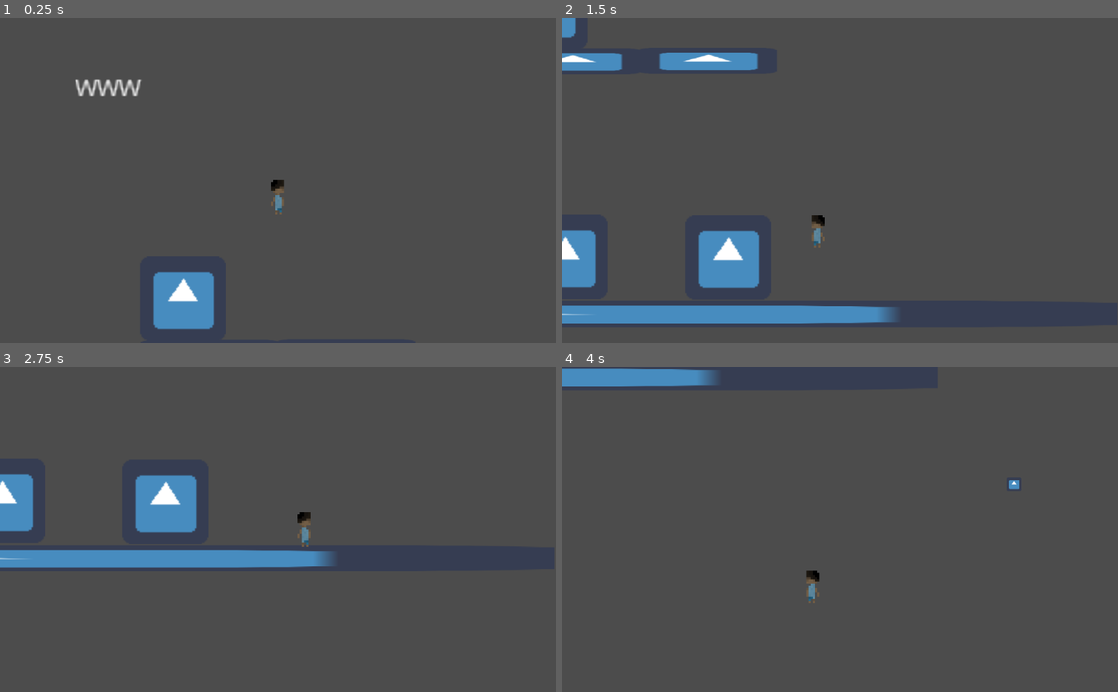
Above: before the commit, frames 1-4 (two rows, left to right).
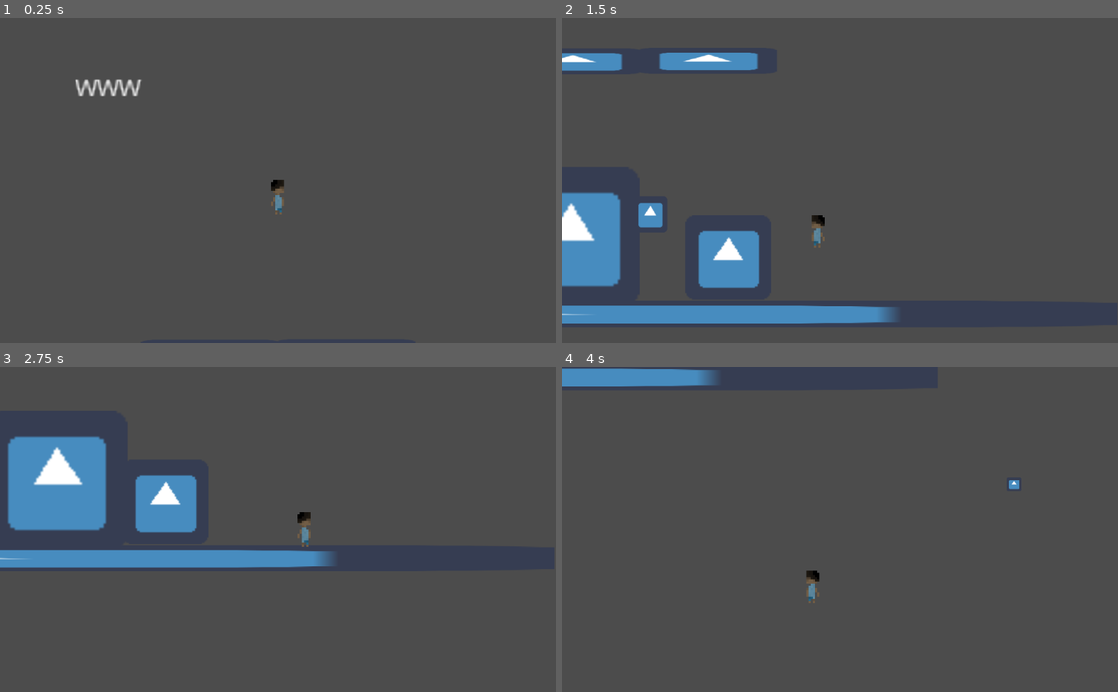
Above: after the commit, the same moments.

Repository: florian-rieder/ItsYourTurnToHide
Game: Godot game, scene res://ZacTestScene.tscn
Same seed, same stepped clock (60 frames per second), same inputs: the game is played once before the commit and once after it. This scene is started directly instead of the project's main scene. The engine's default icon, where the game draws it, is replaced by a stand-in: a white triangle on a blue panel in a dark square.
Inputs (mouse positions are in pixels of both pictures, inside the frame that each line leads up to):
- Up to frame 1 (0.25 s): no input
- Up to frame 2 (1.5 s): move the mouse to (962, 164) at 0.52 s; hold D (right) 0.53-1.28 s; tap E (interact) at 0.6, 1.35 s; tap Space (ui_select) at 0.77 s; move the mouse to (728, 196) at 1.27 s; hold A (left) from 1.28 s (still down)
- Up to frame 3 (2.75 s): tap Space (ui_select) at 1.52 s; move the mouse to (333, 458) at 2.02 s; release A (left) at 2.03 s; hold D (right) from 2.03 s (still down); tap E (interact) at 2.1 s
- Up to frame 4 (4 s): move the mouse to (812, 594) at 2.77 s; tap E (interact) at 2.85, 3.6 s; tap Space (ui_select) at 3.02, 3.77 s; move the mouse to (1006, 578) at 3.52 s; release D (right) at 3.53 s; hold A (left) from 3.53 s (still down)

The runs differ from the first frame. In frame 1, 1.9% of the frame differs, in the area x 27-39%, y 77-96%; in frame 2, 2.9%; in frame 3, 4.7%, in the area x 0-20%, y 21-51%; in frame 4, nothing differs.

Commit message:
Added movement limits to AI and simple visiblity location logic

Diff:
--- a/Actor.gd
+++ b/Actor.gd
@@ -12,7 +12,6 @@
 
 var _velocity = Vector2.ZERO
 
-# _physics_process is called after the inherited _physics_process function.
 # This allows the Player and Enemy scenes to be affected by gravity.
 func _physics_process(delta):
 	_velocity.y += gravity * delta
--- a/Door.gd
+++ b/Door.gd
@@ -1,24 +1,13 @@
 extends Area2D
 
 
-# Declare member variables here. Examples:
-# var a = 2
-# var b = "text"
+# Those are a bit useless
 export(String) var suffix = "0"
 export(String) var other_suffix = "1"
 export(String) var msg = ""
 
 onready var otherDoor = get_node("../Door" + other_suffix)
 
-
-# Called when the node enters the scene tree for the first time.
-func _ready():
-	pass # Replace with function body.
-
-
-# Called every frame. 'delta' is the elapsed time since the previous frame.
-#func _process(delta):
-#	pass
 func _on_Door_body_entered(body):
 	if body.name == "Player":
 		body.canInteract(msg,otherDoor.global_position)
--- a/Player.gd
+++ b/Player.gd
@@ -17,8 +17,6 @@
 var _currentInteractor = null
 var _canMove = true
 
-func _ready():
-	pass
 
 func _physics_process(_delta):
 	var direction = get_direction()
@@ -32,7 +30,6 @@
 	)
 
 	# When the character’s direction changes, we want to to scale the Sprite accordingly to flip it.
-	# This will make Robi face left or right depending on the direction you move.
 	if direction.x != 0:
 		sprite.scale.x = 1 if direction.x > 0 else -1
 
@@ -53,6 +50,7 @@
 				else:
 					visibility_set(1)
 					_canMove = true
+			# Teleportation (doors)
 			var TPposition:
 				position = TPposition
 
@@ -74,7 +72,6 @@
 
 
 # This function calculates a new velocity whenever you need it.
-# It allows you to interrupt jumps.
 func calculate_move_velocity(
 		linear_velocity,
 		direction,
@@ -87,18 +84,19 @@
 
 	return velocity
 
+# Ajust alpha depending on the visibility, maybe not a good idea
 func visibility_set(newVisibility):
 	newVisibility = clamp(newVisibility,0.0,1.0)
 	visibility = newVisibility
 	sprite.modulate.a = visibility
 
-
+# Called by interactors
 func canInteract(message, interactor):
 	_canInteract = true
 	_currentInteractor = interactor
 	emit_signal("canInteract",message)
 
-
+# To reset the msg print on the HUD
 func resetInteract():
 	_canInteract = false
 	_currentInteractor = ""
--- a/Rock.gd
+++ b/Rock.gd
@@ -1,27 +1,12 @@
 extends RigidBody2D
 
-
-# Declare member variables here. Examples:
-# var a = 2
-# var b = "text"
 signal bounce(position)
-
-# Called when the node enters the scene tree for the first time.
-func _ready():
-	pass # Replace with function body.
 
 func destroy():
 	queue_free()
 
-
-# Called every frame. 'delta' is the elapsed time since the previous frame.
-#func _process(delta):
-#	pass
-
-
 func _on_Timer_timeout():
 	destroy()
-
 
 func _on_Rock_body_entered(body):
 	emit_signal("bounce",global_position)
--- a/RockOrigin.gd
+++ b/RockOrigin.gd
@@ -4,12 +4,8 @@
 const Rock = preload("res://Rock.tscn")
 
 onready var cooldown = $RockCooldown
-# Declare member variables here. Examples:
-# var a = 2
-# var b = "text"
 
-
-# This method is only called by Player.gd.
+# This method is only called by Player.gd
 func shoot(direction = Vector2(1,0)):
 	if not cooldown.is_stopped():
 		return false
--- a/SimpleEnnemy.gd
+++ b/SimpleEnnemy.gd
@@ -13,58 +13,52 @@
 export(float) var hearing_distance = 10.0
 export(float) var distracted_time = 2
 export(float) var min_detection_time = 0.5
+export(float) var max_left_distance = 100
+export(float) var max_right_distance = 100
 
 onready var platform_detector = $PlatformDetector
 onready var floor_detector_left = $FloorDetectorLeft
 onready var floor_detector_right = $FloorDetectorRight
 onready var sprite = $Sprite
 onready var distracted_timer = $DistractedTime
+onready var random_timer = $RandomTimer
 
 var _old_state
+var _initial_pos
 
-# This function is called when the scene enters the scene tree.
-# We can initialize variables here.
+#Initial speed
 func _ready():
 	_velocity.x = speed.x if state == State.WALKING else 0
+	_initial_pos = global_position.x
 
-# Physics process is a built-in loop in Godot.
-# If you define _physics_process on a node, Godot will call it every frame.
 
-# At a glance, you can see that the physics process loop:
-# 1. Calculates the move velocity.
-# 2. Moves the character.
-# 3. Updates the sprite direction.
-# 4. Updates the animation.
-
-# Splitting the physics process logic into functions not only makes it
-# easier to read, it help to change or improve the code later on:
-# - If you need to change a calculation, you can use Go To -> Function
-#   (Ctrl Alt F) to quickly jump to the corresponding function.
-# - If you split the character into a state machine or more advanced pattern,
-#   you can easily move individual functions.
 func _physics_process(_delta):
 
-	# If the enemy encounters a wall or an edge, the horizontal velocity is flipped.
+	# If the enemy encounters a wall or an edge or at the max distance, the horizontal velocity is flipped.
 	if not floor_detector_left.is_colliding():
 		_velocity.x = speed.x
 	elif not floor_detector_right.is_colliding():
 		_velocity.x = -speed.x
 
-	if is_on_wall():
+	if is_on_wall() or (global_position.x - _initial_pos) < -max_left_distance or (global_position.x - _initial_pos) > max_right_distance:
 		_velocity.x *= -1
 
-	if state == State.IDLE:
+	# In idle (or random) it stops
+	if state == State.IDLE or (not random_timer.is_stopped() and state == State.RANDOM):
 		_velocity.x = 0
 
-	# We only update the y value of _velocity as we want to handle the horizontal movement ourselves.
+
+
+	# We only update the y value of _velocity as the horizontal movement is handle in Actor.gd (only gravity).
 	_velocity.y = move_and_slide(_velocity, FLOOR_NORMAL).y
 
-	# We flip the Sprite depending on which way the enemy is moving.
+	# We flip the Sprite depending on which way the enemy is moving except if it is not moving at all.
 	if _velocity.x > 0:
 		sprite.scale.x = 1
 	elif _velocity.x < 0:
 		sprite.scale.x = -1
 
+#Get called when a rock hit a surface, pos is the rock position
 func distracted(pos: Vector2):
 	if global_position.distance_to(pos) < hearing_distance and distracted_timer.is_stopped():
 		distracted_timer.start()
@@ -79,19 +73,17 @@
 	state = State.DEAD
 	_velocity = Vector2.ZERO
 
-
+# Get called at the end of the distracted timeout
 func _on_DistractedTime_timeout():
 	state = _old_state
 	if state == State.WALKING:
 		_velocity.x = speed.x if sprite.scale.x > 0 else -speed.x
 
-
+# The player remember the number of people seeing him, and reacts if his visible or not
 func _on_PlayerDetector_body_entered(body):
 	if body.name == "Player":
 		body.number_of_people_seeing_you += 1
 
-
-
 func _on_PlayerDetector_body_exited(body):
 	if body.name == "Player":
 		body.number_of_people_seeing_you -= 1
--- a/SimpleEnnemy.tscn
+++ b/SimpleEnnemy.tscn
@@ -48,6 +48,8 @@
 
 [node name="DistractedTime" type="Timer" parent="."]
 one_shot = true
+
+[node name="RandomTimer" type="Timer" parent="."]
 [connection signal="body_entered" from="Sprite/PlayerDetector" to="." method="_on_PlayerDetector_body_entered"]
 [connection signal="body_exited" from="Sprite/PlayerDetector" to="." method="_on_PlayerDetector_body_exited"]
 [connection signal="timeout" from="DistractedTime" to="." method="_on_DistractedTime_timeout"]
--- /dev/null
+++ b/VisibilityArea.gd
@@ -0,0 +1,21 @@
+extends Area2D
+
+
+# Declare member variables here. Examples:
+# var a = 2
+# var b = "text"
+
+export(float,0.0,1.0) var visibility = 1
+# Called when the node enters the scene tree for the first time.
+func _ready():
+	pass # Replace with function body.
+
+
+# Called every frame. 'delta' is the elapsed time since the previous frame.
+#func _process(delta):
+#	pass
+
+
+func _on_VisibilityArea_body_entered(body):
+	if body.name == "Player":
+		body.visibility_set(visibility)
--- /dev/null
+++ b/VisibilityArea.tscn
@@ -0,0 +1,13 @@
+[gd_scene load_steps=3 format=2]
+
+[ext_resource path="res://VisibilityArea.gd" type="Script" id=1]
+
+[sub_resource type="RectangleShape2D" id=1]
+extents = Vector2( 25.4712, 29.9661 )
+
+[node name="VisibilityArea" type="Area2D"]
+script = ExtResource( 1 )
+
+[node name="CollisionShape2D" type="CollisionShape2D" parent="."]
+shape = SubResource( 1 )
+[connection signal="body_entered" from="." to="." method="_on_VisibilityArea_body_entered"]
--- a/ZacTestScene.tscn
+++ b/ZacTestScene.tscn
@@ -6,6 +6,7 @@
 [ext_resource path="res://Cover.tscn" type="PackedScene" id=4]
 [ext_resource path="res://Door.tscn" type="PackedScene" id=5]
 [ext_resource path="res://SimpleEnnemy.tscn" type="PackedScene" id=6]
+[ext_resource path="res://VisibilityArea.tscn" type="PackedScene" id=7]
 
 [sub_resource type="RectangleShape2D" id=1]
 extents = Vector2( 30.5522, 4.34943 )
@@ -85,13 +86,25 @@
 position = Vector2( 3.17839, 54.6487 )
 
 [node name="Door2" parent="Door" index="1"]
-position = Vector2( 126.072, -61.6813 )
+position = Vector2( -219.288, 57.4341 )
 
 [node name="Door2" parent="." instance=ExtResource( 5 )]
 position = Vector2( 254.672, 343.574 )
 
 [node name="SimpleEnnemy" parent="." instance=ExtResource( 6 )]
 position = Vector2( 182.097, 328.295 )
-state = 1
+max_left_distance = 100.0
+max_right_distance = 100.0
+
+[node name="VisibilityArea" parent="." instance=ExtResource( 7 )]
+position = Vector2( 253.694, 218.502 )
+visibility = 0.5
+
+[node name="VisibilityArea2" parent="." instance=ExtResource( 7 )]
+position = Vector2( 308.382, 217.753 )
 
 [editable path="Door"]
+
+[editable path="VisibilityArea"]
+
+[editable path="VisibilityArea2"]
Not shown: 1 places in ZacTestScene.tscn that only renumber resources
